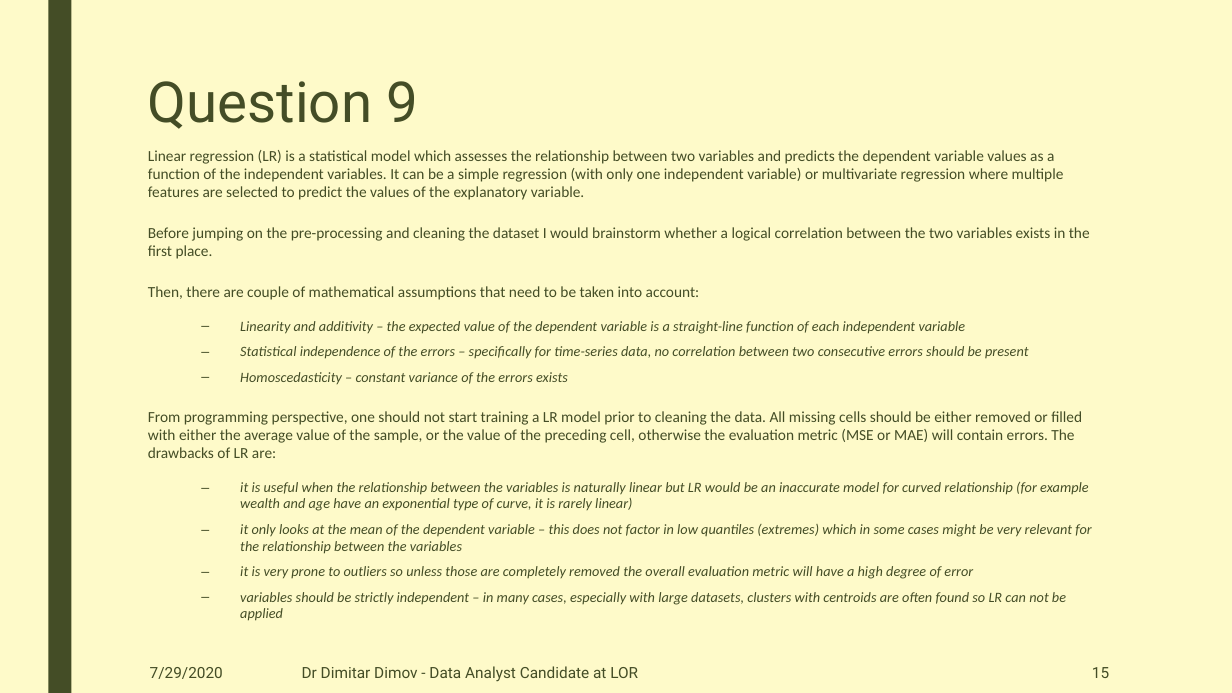
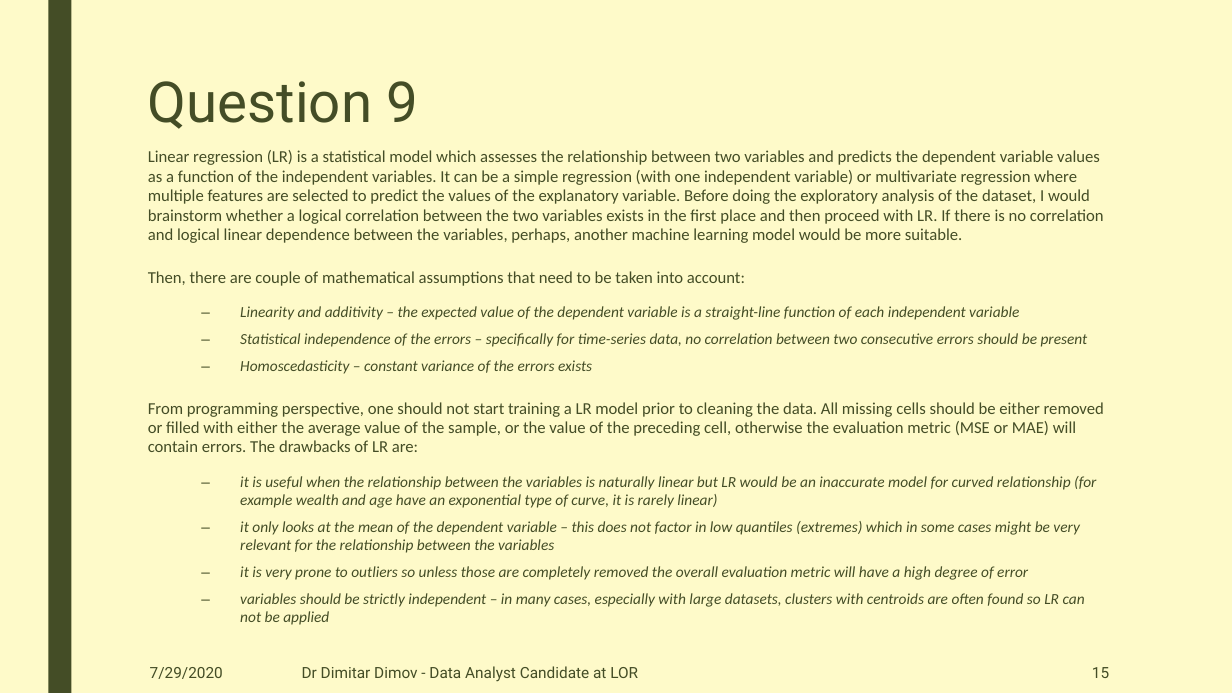
Before and after one commit to DimovDimitar/LOR_Technical_Assessment, a slide deck: slide 15 of DimitarDimovDataAnalystTechAssessmentAnswers.pptx. Drawn at 1232x693 pixels with LibreOffice and Linux fonts; fonts in the diff are those of the drawing. Boxes give left, top, right and bottom in pixels: in the first picture for what was removed or moved away, otherwise in the second. Text is boxed around its words. In the diff, an @@ line names an element or a change of style, - is before the commit and + after.

```diff
--- a/DimitarDimovDataAnalystTechAssessmentAnswers.pptx
+++ b/DimitarDimovDataAnalystTechAssessmentAnswers.pptx
@@ text at box(148, 150, 1104, 243): text changed; size 12 to 13 pt @@
-Linear regression (LR) is a statistical model which assesses the relationship between two variables and predicts the dependent variable values as a function of the independent variables. It can be a simple regression (with only one independent variable) or multivariate regression where multiple features are selected to predict the values of the explanatory variable.
-Before jumping on the pre-processing and cleaning the dataset I would brainstorm whether a logical correlation between the two variables exists in the first place.
+Linear regression (LR) is a statistical model which assesses the relationship between two variables and predicts the dependent variable values as a function of the independent variables. It can be a simple regression (with one independent variable) or multivariate regression where multiple features are selected to predict the values of the explanatory variable. Before doing the exploratory analysis of the dataset, I would brainstorm whether a logical correlation between the two variables exists in the first place and then proceed with LR. If there is no correlation and logical linear dependence between the variables, perhaps, another machine learning model would be more suitable.
@@ text at box(148, 271, 1104, 625): size 12 to 13 pt in "Then, there are couple of mathematical assumptions ...", "From programming perspective, one should not start ..."; size 11.1 to 12 pt in "Linearity and additivity – the expected value ...", "Statistical independence of the errors – specifically ...", "Homoscedasticity – constant variance of the errors ...", "it is useful when the relationship between ..." and 3 more places @@
```
Also in this commit, not shown: 7 other slides changed, 4 other files.
